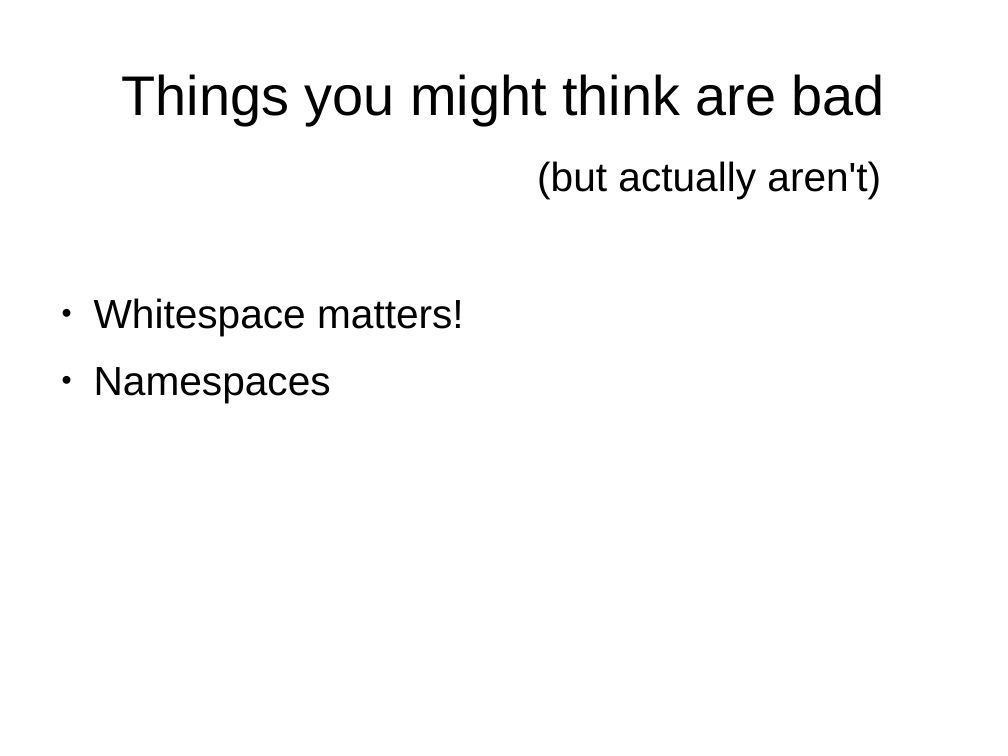
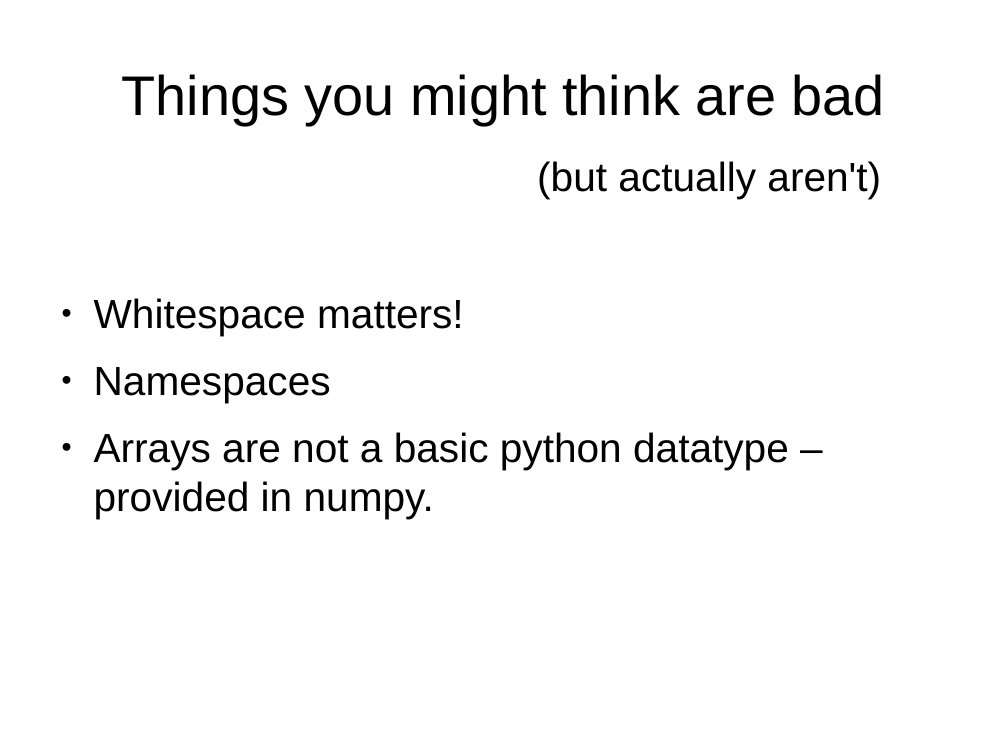
Before and after one commit to mikehulluk/IntroductionToResearchComputing, a slide deck: slide 15 of Wk8/WhYPython.odp. Drawn at 1008x756 pixels with LibreOffice and Linux fonts; fonts in the diff are those of the drawing. Boxes give left, top, right and bottom in pixels: in the first picture for what was removed or moved away, otherwise in the second. Text is boxed around its words. In the diff, an @@ line names an element or a change of style, - is before the commit and + after.

```diff
--- a/Wk8/WhYPython.odp
+++ b/Wk8/WhYPython.odp
@@ text at (x1=94, y1=432, x2=789, y2=518): paragraph added @@
+● Arrays are not a basic python datatype – provided in numpy.
```
Also in this commit, not shown: 4 other slides changed, 2 slides added, 1 slide removed, 12 other files.
